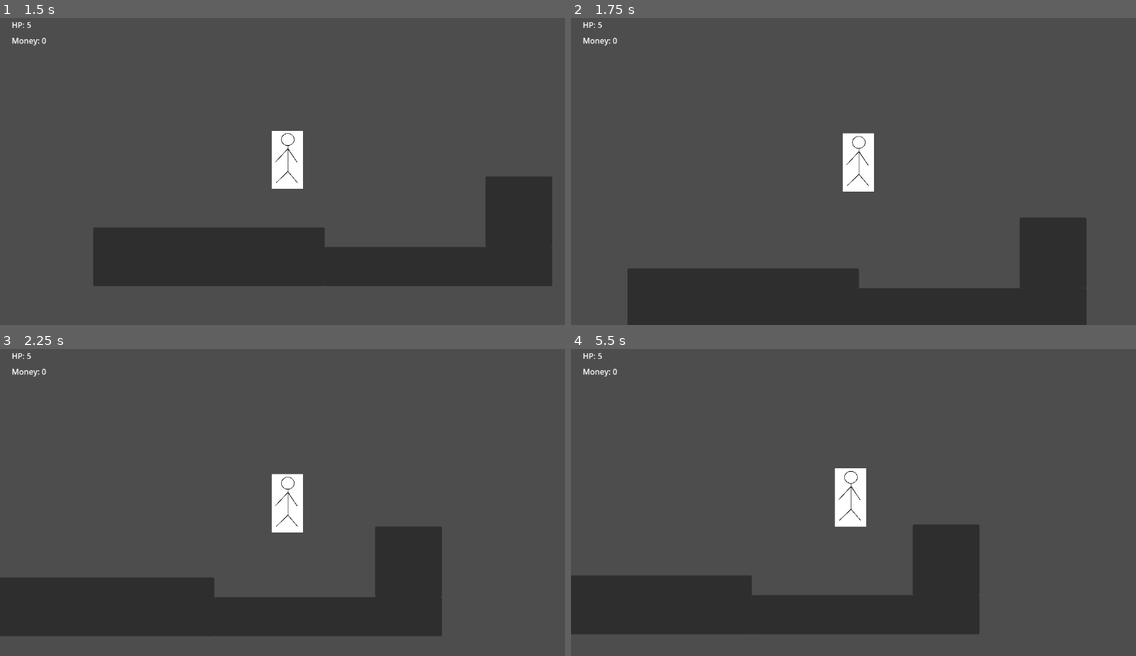
Above: before the commit, frames 1-4 (two rows, left to right).
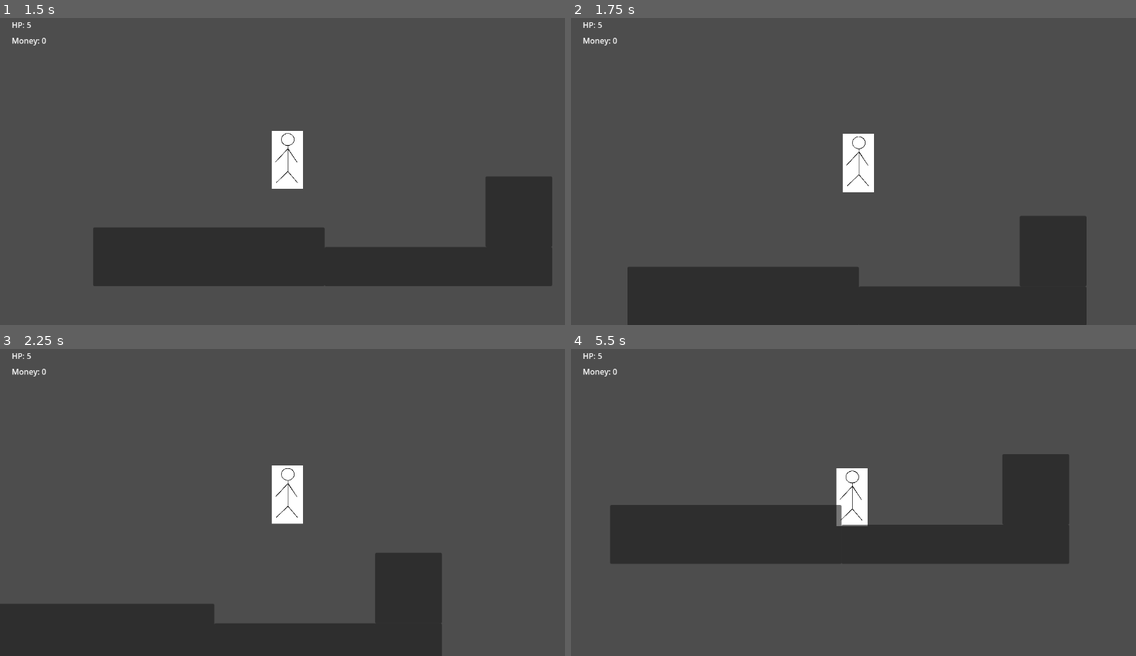
Above: after the commit, the same moments.

Repository: supereason333/platformer
Game: Godot game, scene res://main menu/main_menu.tscn
The game is run twice, just before and just after one commit, with the same random seed, the same clock (stepped at 60 frames per second) and the same inputs.
Inputs (mouse positions are in pixels of both pictures, inside the frame that each line leads up to):
- Up to frame 1 (1.5 s): click "Play" at 0.5 s; tap Enter at 1.25 s; move the mouse to (406, 150) at 1.27 s; hold D (right_key) from 1.28 s (still down); hold Space (jump_key) from 1.28 s (still down); tap Right (dash_key) at 1.35 s; click (406, 150) at 1.42 s
- Up to frame 2 (1.75 s): keep holding D (right_key); keep holding Space (jump_key)
- Up to frame 3 (2.25 s): keep holding D (right_key); move the mouse to (169, 511) at 2.02 s; release Space (jump_key) at 2.03 s; tap Space (jump_key) at 2.1 s
- Up to frame 4 (5.5 s): tap Space (jump_key) at 2.27, 2.57, 3.77, 4.07, 5.27 s; tap Right (dash_key) at 2.3, 2.85, 3.6, 5.1 s; move the mouse to (910, 428) at 2.77 s; release D (right_key) at 2.78 s; hold A (left_key) 2.78-3.53 s; hold Space (jump_key) 2.78-3.53 s; move the mouse to (825, 560) at 3.52 s; hold D (right_key) 3.53-5.03 s; click (825, 560) at 3.67 s; move the mouse to (1023, 545) at 4.27 s; hold Space (jump_key) 4.28-5.03 s; move the mouse to (684, 450) at 5.02 s; hold A (left_key) from 5.03 s (still down)

Frame 1 is identical in both runs. In frame 2, 0.4% of the frame differs, in the area x 10-92%, y 37-89%; in frame 3, 12%; in frame 4, 27%, in the area x 0-89%, y 34-93%.

Commit message:
player movement script made better

Diff:
--- a/global/global_player.gd
+++ b/global/global_player.gd
@@ -2,6 +2,6 @@
 
 var player_health = 5
 var player_money = 0
-var player_jumps = 1
+var player_jumps = 2
 var player_dash = true
 var immunity_frames = 20
--- a/player/player.gd
+++ b/player/player.gd
@@ -2,17 +2,15 @@
 
 const SPEED = 300.0
 const JUMP_VELOCITY = -400.0
-const MAX_JUMP_TIME = 15
-const DASH_COOLDOWN = 60
-const MAX_DASH_TIME = 20
+const JUMP_FRAMES_MAX = 15
+const DASH_COOLDOWN = 120
+const DASH_FRAMES_MAX = 20
 const DASH_VELOCITY = 900
-var jump_time = 0
-var is_jumping = false
 var frames_since_damage = 0
-var jumps_remaining = GlobalPlayer.player_jumps
-var dashing = false
+var jumps_remaining = 0
 var frame_since_dash = 0
-var dash_time = 0
+var jump_frames = 0
+var dash_frames = 6969
 var dash_dir = Vector2(0, 0)
 
 # Get the gravity from the project settings to be synced with RigidBody nodes.
@@ -24,7 +22,7 @@
 func _process(delta):
 	if frames_since_damage < GlobalPlayer.immunity_frames:
 		frames_since_damage += 1
-	if !dashing and frame_since_dash < DASH_COOLDOWN:
+	if frame_since_dash <= DASH_COOLDOWN:
 		frame_since_dash += 1
 
 func _physics_process(delta):
@@ -35,56 +33,50 @@
 
 func movement():
 	if Input.is_action_just_pressed("dash_key") and frame_since_dash >= DASH_COOLDOWN and GlobalPlayer.player_dash:
-		frame_since_dash = 0
-		if !dashing:
-			dashing = true
-			dash_time = 0
-			dash_dir *= 0
-			if Input.is_action_pressed("left_key"):
-				dash_dir.x -= DASH_VELOCITY
-			if Input.is_action_pressed("right_key"):
-				dash_dir.x += DASH_VELOCITY
-			#if Input.is_action_pressed("up_key"):
-			#	dash_dir.y -= DASH_VELOCITY
-			if Input.is_action_pressed("down_key"):
-				dash_dir.y += DASH_VELOCITY
-			if dash_dir.x == 0 and dash_dir.y == 0:
-				dashing = false
+		dash_dir *= 0
+		if Input.is_action_pressed("left_key"):
+			dash_dir.x -= 1
+		if Input.is_action_pressed("right_key"):
+			dash_dir.x += 1
+		if Input.is_action_pressed("down_key"):
+			dash_dir.y += 1
+		dash_dir = dash_dir.normalized()
+		if dash_dir != Vector2(0, 0):
+			frame_since_dash = 0
+			dash_frames = 0
 
-	if dashing and dash_time <= MAX_DASH_TIME:
-		dash_time += 1
-		velocity = dash_dir
-		if dash_time >= MAX_DASH_TIME - 6:
-			velocity *= 0
-	elif dash_time > MAX_DASH_TIME:
-		dashing = false
+	if dash_frames < DASH_FRAMES_MAX:
+		dash_frames += 1
+		velocity = dash_dir * DASH_VELOCITY
+	else:
+		handle_jump()
+		handle_direction()
 
-	# handles jump
-	if Input.is_action_just_pressed("jump_key") and is_on_floor() and !dashing:
-		is_jumping = true
+func handle_direction():
+	var direction = Input.get_axis("left_key", "right_key")
+	if direction:
+		velocity.x = direction * SPEED
+	else:
+		velocity.x = move_toward(velocity.x, 0, SPEED)
+
+func handle_jump():
+	if is_on_floor():
 		jumps_remaining = GlobalPlayer.player_jumps
-	elif Input.is_action_just_pressed("jump_key") and jumps_remaining > 1 and !dashing:
-		is_jumping = true
+	elif !is_on_floor() and jumps_remaining == GlobalPlayer.player_jumps:
 		jumps_remaining -= 1
 
-	if is_jumping:
-		if Input.is_action_pressed("jump_key") and jump_time <= MAX_JUMP_TIME:
-			jump_time += 1
-			velocity.y = JUMP_VELOCITY
-		else:
-			jump_time = 0
-			is_jumping = false
+	if Input.is_action_just_pressed("jump_key") and jumps_remaining > 0:
+		jumps_remaining -= 1
+		jump_frames = 1
 
-	if Input.is_action_just_released("jump_key") and velocity.y < 0:
-		velocity.y += 180
-
-	# handles left and right
-	if !dashing:
-		var direction = Input.get_axis("left_key", "right_key")
-		if direction:
-			velocity.x = direction * SPEED
-		else:
-			velocity.x = move_toward(velocity.x, 0, SPEED)
+	if jump_frames > 0 and jump_frames <= JUMP_FRAMES_MAX and Input.is_action_pressed("jump_key"):
+		velocity.y = JUMP_VELOCITY
+		jump_frames += 1
+	elif jump_frames > 0 and jump_frames < JUMP_FRAMES_MAX:
+		velocity.y += 200
+		jump_frames = 0
+	else:
+		jump_frames = 0
 
 func animation():
 	pass
--- a/project.godot
+++ b/project.godot
@@ -24,6 +24,10 @@
 [display]
 
 window/stretch/mode="viewport"
+
+[dotnet]
+
+project/assembly_name="platformer"
 
 [input]
 
